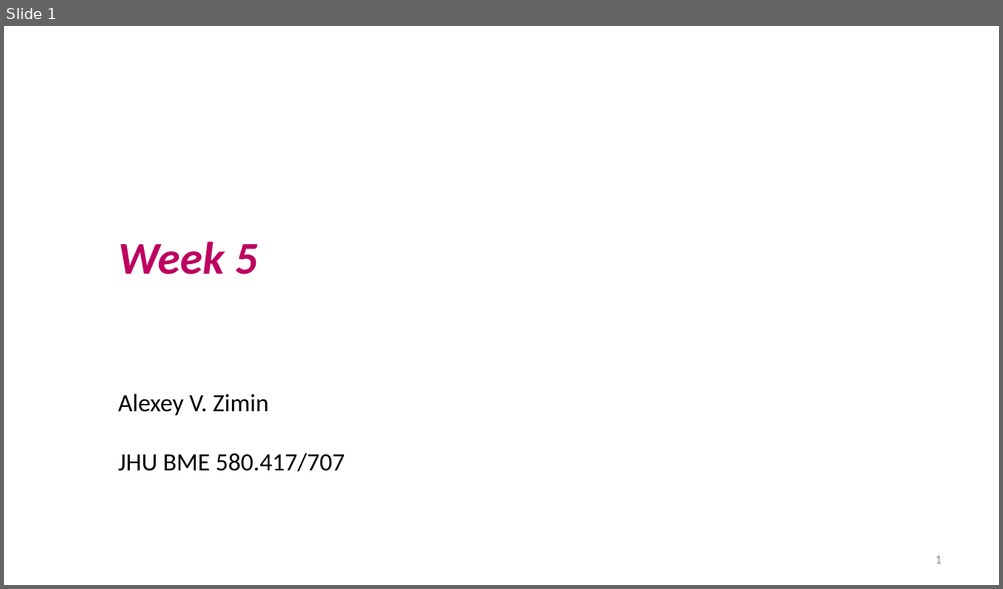
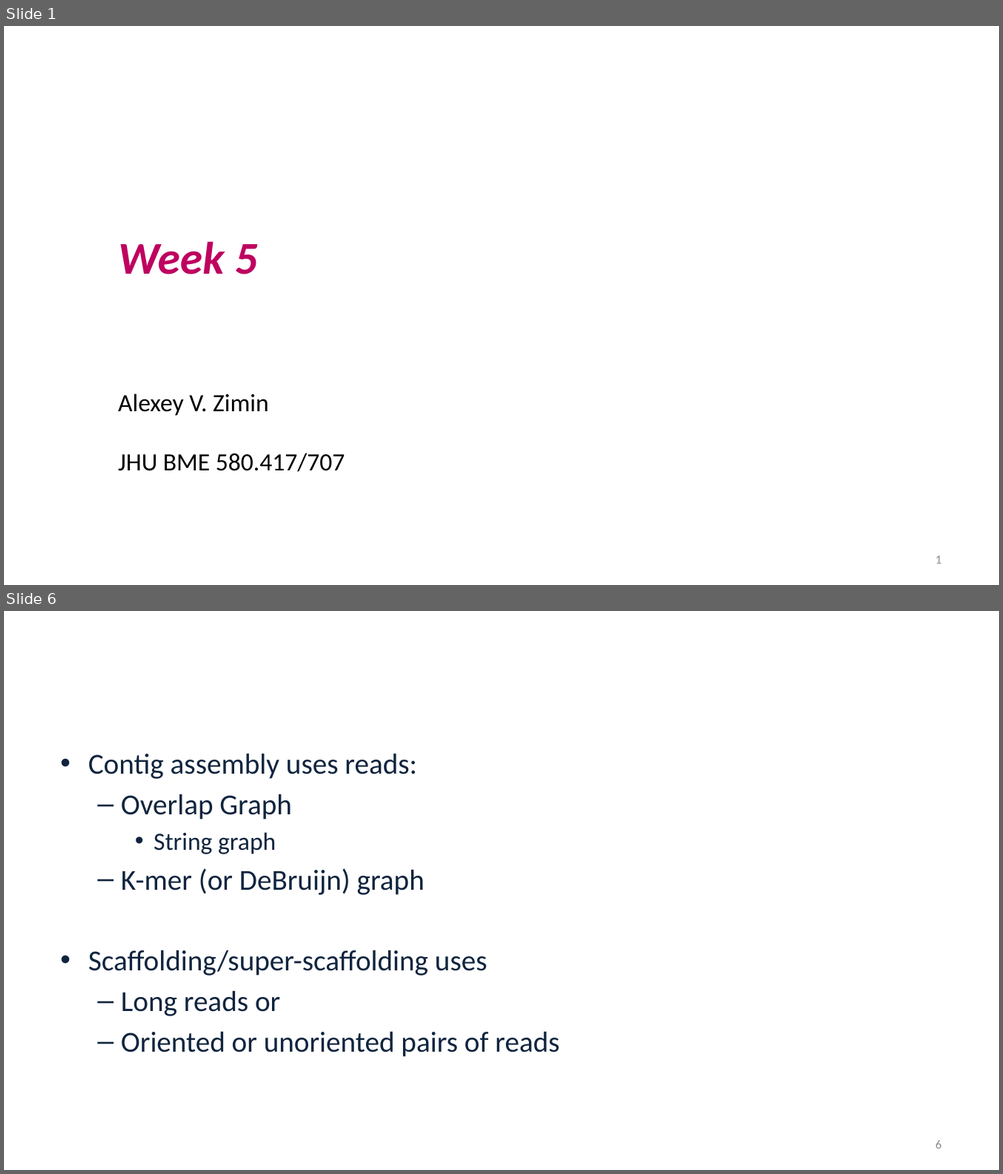
Before and after one commit to alekseyzimin/BME-Algorithms-for-Analysis-of-Genomic-Data, a slide deck: Fall 2026/Week 5 -- Genome Assembly Algorithms.pptx. Shown one above the other, each under a label of ours: slide 1 before the commit, slides 1 and 6 after it; the slides between them are not shown. The pictures are 1003x589 and 1003x1174 pixels, drawn with LibreOffice and Linux fonts; fonts in the diff are those of the drawing; background and template pictures are left out. Boxes give left, top, right and bottom in pixels: in the first picture for what was removed or moved away, otherwise in the second. Text is boxed around its words. In the diff, an @@ line names an element or a change of style, - is before the commit and + after.

```diff
--- a/Fall 2026/Week 5 -- Genome Assembly Algorithms.pptx
+++ b/Fall 2026/Week 5 -- Genome Assembly Algorithms.pptx
@@ slide 6 added at box(4, 611, 999, 1170), background picture (left out) @@
@@ title added at box(53, 667, 948, 703), 32.4 pt, text #FFFFFF @@
+Genome assembly strategies
@@ text added at box(88, 753, 559, 1057), 28 pt, text #0F243E @@
+• Contig assembly uses reads:
+  – Overlap Graph
+    • String graph
+  – K-mer (or DeBruijn) graph
+• Scaffolding/super-scaffolding uses
+  – Long reads or
+  – Oriented or unoriented pairs of reads
@@ page number added at box(935, 1141, 941, 1149), 12 pt, text #8C8C8C @@
+6
```
Also in this commit, not shown: 10 slides changed, 5 other slides added.
